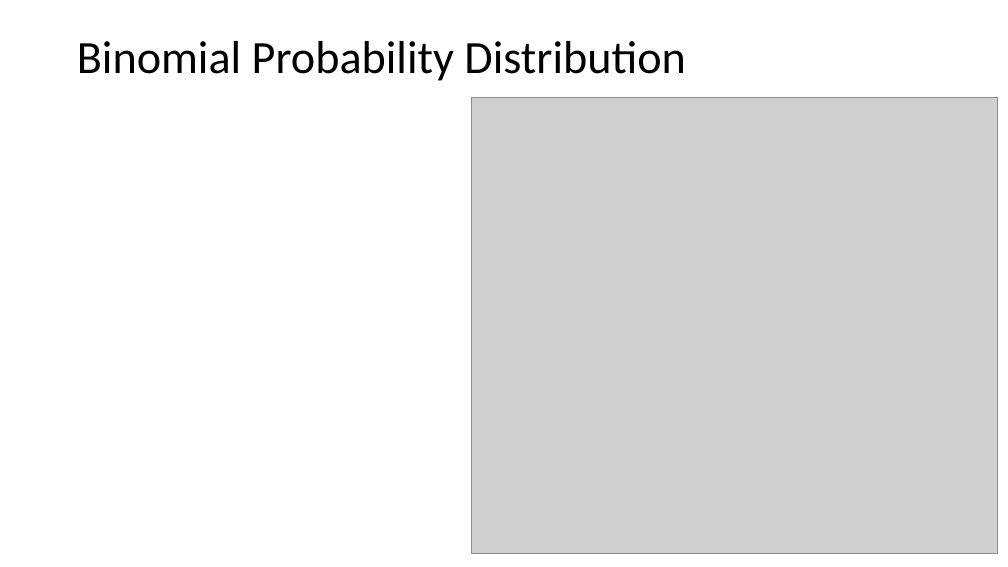
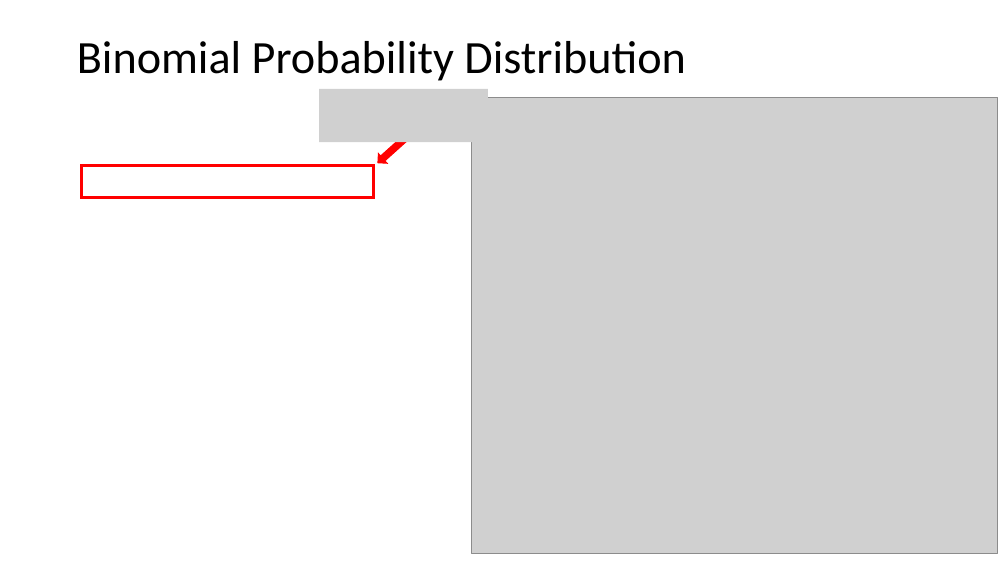
Before and after one commit to ELaBrecque-MMC/RegressionModelOverview, a slide deck: slide 4 of Notes/RegressionModelOverview.pptx. Drawn at 1008x567 pixels with LibreOffice and Linux fonts; fonts in the diff are those of the drawing; grey boxes stand for pictures. Boxes give left, top, right and bottom in pixels: in the first picture for what was removed or moved away, otherwise in the second. Text is boxed around its words. In the diff, an @@ line names an element or a change of style, - is before the commit and + after.

```diff
--- a/Notes/RegressionModelOverview.pptx
+++ b/Notes/RegressionModelOverview.pptx
@@ picture added at <box>319,88,488,142</box> @@
@@ down arrow added at <box>374,124,421,168</box>, fill #FF0000, outline #FF0000 1 pt @@
@@ rectangle added at <box>82,166,374,197</box>, outline #FF0000 3 pt @@
```
Also in this commit, not shown: 6 other slides changed, 1 other file.
